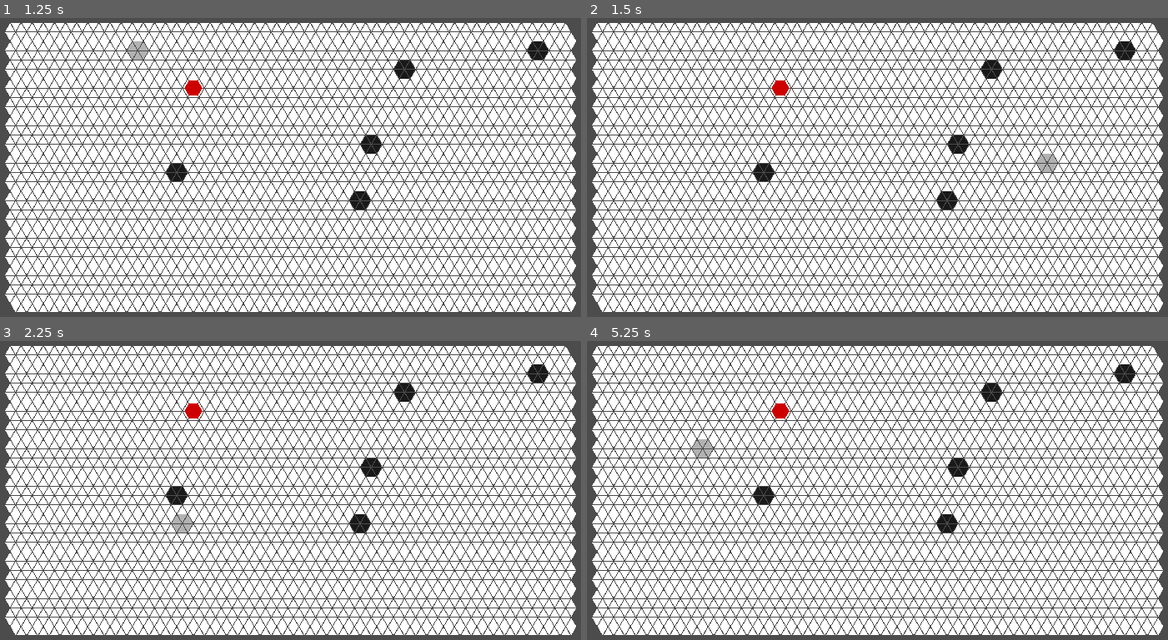
Above: before the commit, frames 1-4 (two rows, left to right).
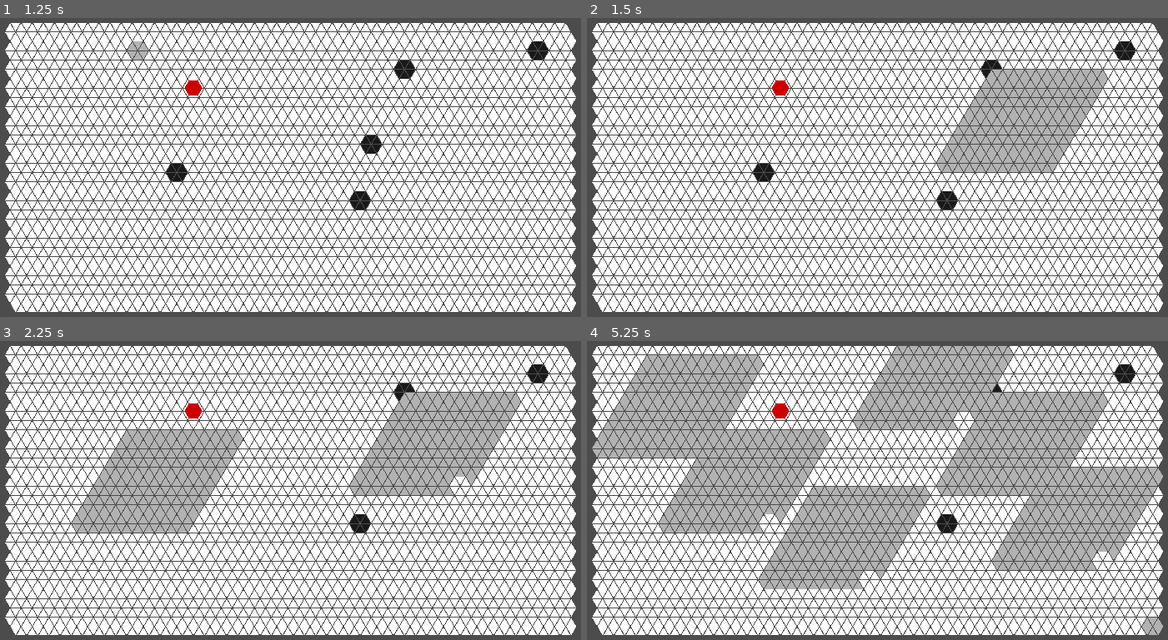
Above: after the commit, the same moments.

Repository: F3lixitas/pousse_pousse_nain
Game: Godot game, scene res://scenes/menu.tscn
The game is run twice, just before and just after one commit, with the same random seed, the same clock (stepped at 60 frames per second) and the same inputs.
Inputs (mouse positions are in pixels of both pictures, inside the frame that each line leads up to):
- Up to frame 1 (1.25 s): click "Launch game" at 0.5 s
- Up to frame 2 (1.5 s): tap Enter at 1.25 s; move the mouse to (1045, 164) at 1.27 s; click (1045, 164) at 1.42 s
- Up to frame 3 (2.25 s): tap Space at 2 s; move the mouse to (180, 526) at 2.02 s; click (180, 526) at 2.17 s
- Up to frame 4 (5.25 s): tap Enter at 2.75, 4.25 s; move the mouse to (970, 424) at 2.77 s; click (970, 424) at 2.92 s; tap Space at 3.5, 5 s; move the mouse to (865, 583) at 3.52 s; click (865, 583) at 3.67 s; move the mouse to (1104, 565) at 4.27 s; click (1104, 565) at 4.42 s; move the mouse to (703, 451) at 5.02 s; click (703, 451) at 5.17 s

Frame 1 is identical in both runs. In frame 2, 5.5% of the frame differs, in the area x 60-90%, y 17-52%; in frame 3, 11%; in frame 4, 32%, in the area x 0-100%, y 1-99%.

Commit message:
Fonction deplacement partie 1

Diff:
--- a/scripts/deplacement.gd
+++ b/scripts/deplacement.gd
@@ -1,14 +1,77 @@
 extends Node
 
 
-static func deplacement(posInit, dep1, dep2, dep3, dep4, dep5, dep6, tabData):
+
+static func verfifAllDep(posInit, dep, node):
 	##### Variable #######
+	var Chemin = {
+		"dir": [0, 0, 0, 0, 0, 0],
+		"rang" : int(),
+	}
+	var cheminsBase = Array()
+	var cheminsCourant = Array()
+
+	var indicesOK = Array()
 
 
-	##### initialisation ######
+	##### initialisation (pour l'étage 1) ######
+	for i in range(0, 6):
+		var monChemin = Chemin.duplicate(true)
+		monChemin.dir[i] = 1
+		if dep[i] == 1:
+			#Pour les chemins de bases, il faudra aussi vérifier les colisions !!! Utilise si quelqu'un nous touche deirectement
+			monChemin.rang = 1
+			indicesOK.append(node.points[posInit].neighbour[i])
+		else:
+			monChemin.rang = 0
+		cheminsCourant.push_back(monChemin)
 
+	#### Programme (a partir de l'étage 2) ######
+	for etageCourant in range(2, 10):
 
-	#### Programme ######
+		print("ETAGE n", etageCourant)
 
+		#### Initialisation des tableaux chemins
+		cheminsBase = cheminsCourant.duplicate(true)
+		cheminsCourant = Array()
 
-	return true;
+		#### Création des nouveaux chemins  ######
+		# note : dans le cas d'une suppression, on met rang = 0 mais on ne le supprime pas physiquement
+		for j in range(0, cheminsBase.size() - 1):
+			# on ducplique notre chemin dans le nouveau
+			cheminsCourant.push_back(cheminsBase[j].duplicate(true))
+
+			# on créer un chemin intermédiaire après si besoin
+			if cheminsBase[j].rang + cheminsBase[j + 1].rang == etageCourant:
+				var monChemin = Chemin.duplicate(true)
+				monChemin.rang = etageCourant
+				for dirCourant in range(0, 6):
+					monChemin.dir[dirCourant] = cheminsBase[j].dir[dirCourant] + cheminsBase[j + 1].dir[dirCourant]
+				cheminsCourant.push_back(monChemin.duplicate(true))
+
+		# le dernier chemin subit les même opération mais par rapport au premier, car l'ensemble des chemins fait le tour du personnage
+		cheminsCourant.push_back(cheminsBase[cheminsBase.size()-1].duplicate(true))
+		if cheminsBase[cheminsBase.size()-1].rang + cheminsBase[0].rang == etageCourant:
+			var monChemin = Chemin.duplicate(true)
+			monChemin.rang = etageCourant
+			for dirCourant in range(0, 6):
+				monChemin.dir[dirCourant] = cheminsBase[cheminsBase.size()-1].dir[dirCourant] + cheminsBase[0].dir[dirCourant]
+			cheminsCourant.push_back(monChemin.duplicate(true))
+
+		# print(cheminsCourant)
+
+		### Vérification des cases à l'étage courant pour chaque chemin ###
+		for j in range(0, cheminsCourant.size()):
+			if cheminsCourant[j].rang != 0 and etageCourant % cheminsCourant[j].rang == 0:
+				print(cheminsCourant[j])
+
+				#On récup l'indice de la case en passant par tous les voisins depuis le point de départ
+				var indiceCourant = posInit
+				for dirCourant in range(0, 6):
+					for cmp in range(0, cheminsCourant[j].dir[dirCourant] * int(etageCourant/cheminsCourant[j].rang)):
+						if indiceCourant >= 0:
+							indiceCourant = node.points[indiceCourant].neighbour[dirCourant]
+
+				indicesOK.append(indiceCourant)
+				print("indice : ", indiceCourant)
+	return indicesOK
--- a/scripts/nodeGenerator_script.gd
+++ b/scripts/nodeGenerator_script.gd
@@ -4,7 +4,7 @@
 
 const triangleGenerator = preload("res://scripts/triangleGenerator_script.gd")
 const pointOperations = preload("res://scripts/pointOperations_script.gd")
-
+const deplacement = preload("res://scripts/deplacement.gd")
 
 ##################################   Importation de ressources   ##################################
 
@@ -145,9 +145,11 @@
 		var index = pointOperations.getPointIndex(maxX, maxY, stepX, stepY, padding, mp)
 		var selectedPos = pointOperations.getPositionFromCursor(maxX, maxY, stepX, stepY, padding, mp)
 
-		if selectedPos == get_child(pionIndex).position:
-			casesAccessibles(50, index)
-
+
+		var tab = deplacement.verfifAllDep(index, [0, 1, 1, 1, 0, 0], get_node("."))
+
+		for cmp in range(0, tab.size()):
+			changeMaterial(tab[cmp], overlayedMaterial)
 
 	if event is InputEventMouseButton and event.is_pressed() and event.button_index == BUTTON_RIGHT:
 		#remise par défaut
--- a/scripts/pointOperations_script.gd
+++ b/scripts/pointOperations_script.gd
@@ -53,7 +53,7 @@
 
 
 
-static func checkValidity(index, node):
+static func checkValidity(index, node): # Modif à venir, rajouter un paramètre indiceOk qui est à -1 par default. Et la fonction ne prendra pas en compte quand occupation = indiceOk sur une case adj
 	if not node.points[index].occupation == 0:
 		return false
 	for i in range(0, 6):
